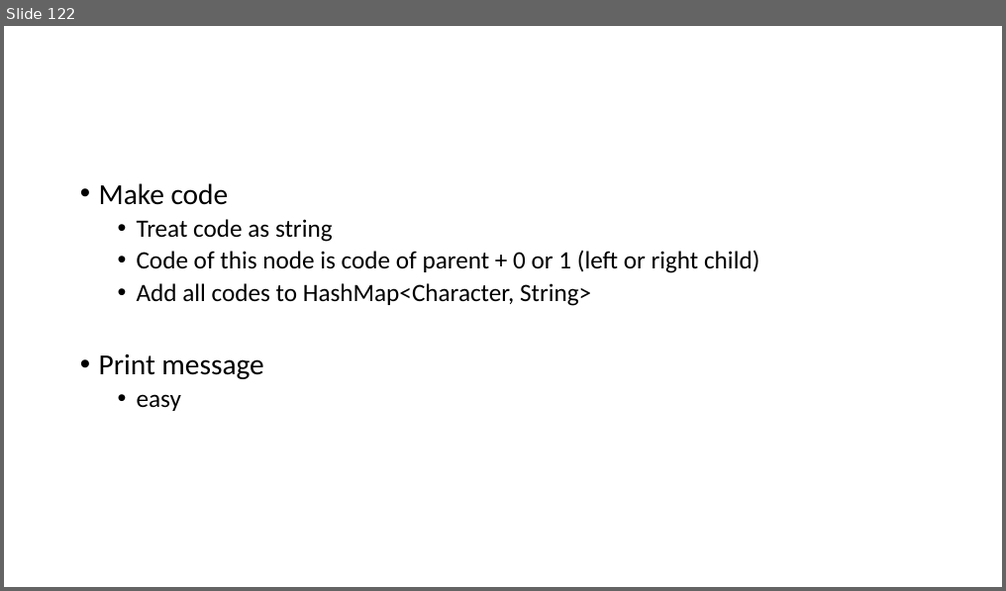
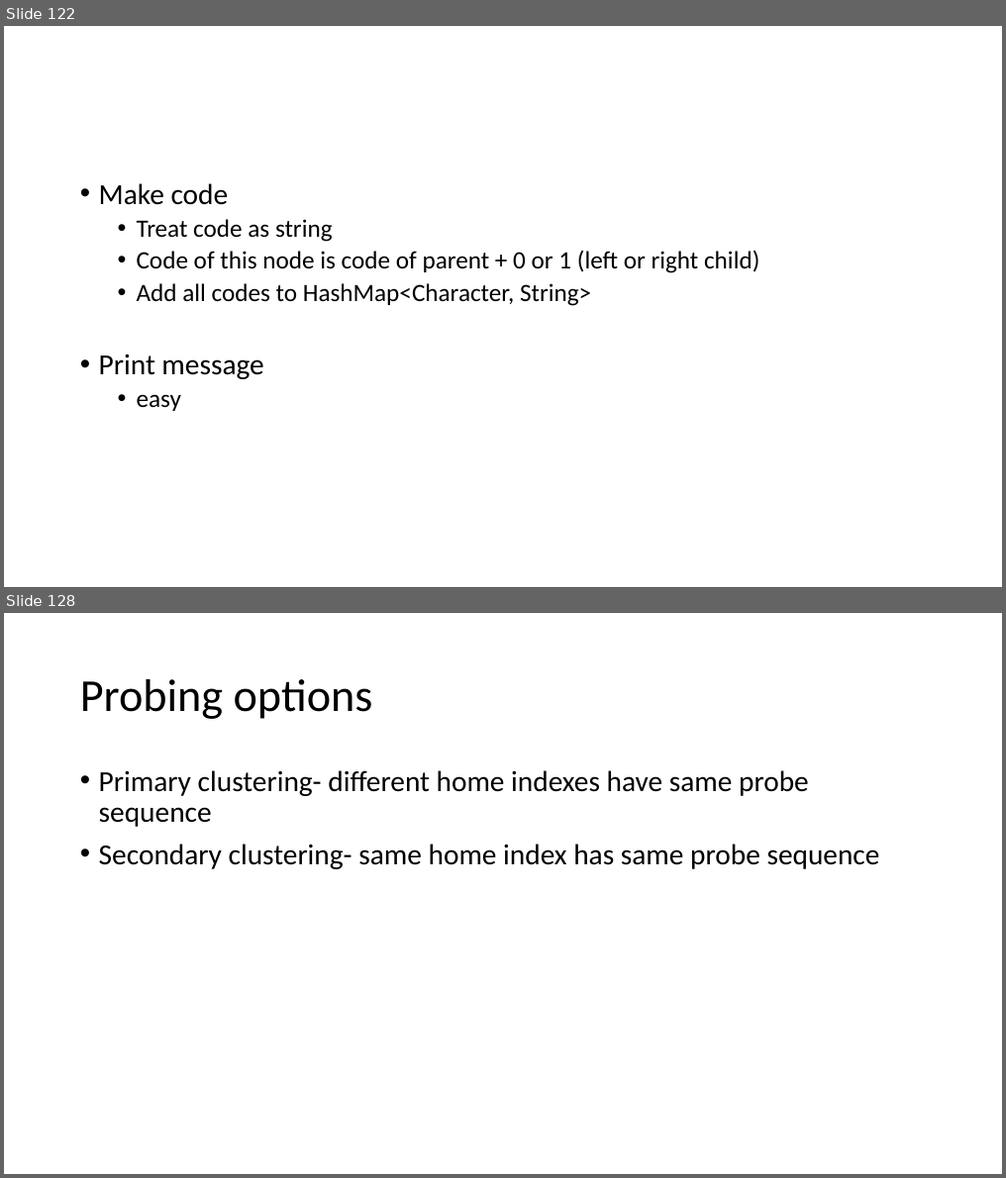
Before and after one commit to skalakm/232, a slide deck: notes.pptx. Shown one above the other, each under a label of ours: slide 122 before the commit, slides 122 and 128 after it; the slides between them are not shown. The pictures are 1006x591 and 1006x1178 pixels, drawn with LibreOffice and Linux fonts; fonts in the diff are those of the drawing. Boxes give left, top, right and bottom in pixels: in the first picture for what was removed or moved away, otherwise in the second. Text is boxed around its words. In the diff, an @@ line names an element or a change of style, - is before the commit and + after.

```diff
--- a/notes.pptx
+++ b/notes.pptx
@@ slide 128 added at box(4, 613, 1002, 1174), background #FFFFFF @@
@@ title added at box(80, 679, 373, 719), 44 pt, text #000000 @@
+Probing options
@@ text added at box(99, 770, 880, 869), 28 pt, text #000000 @@
+• Primary clustering- different home indexes have same probe sequence
+• Secondary clustering- same home index has same probe sequence
```
Also in this commit, not shown: 5 other slides added.
